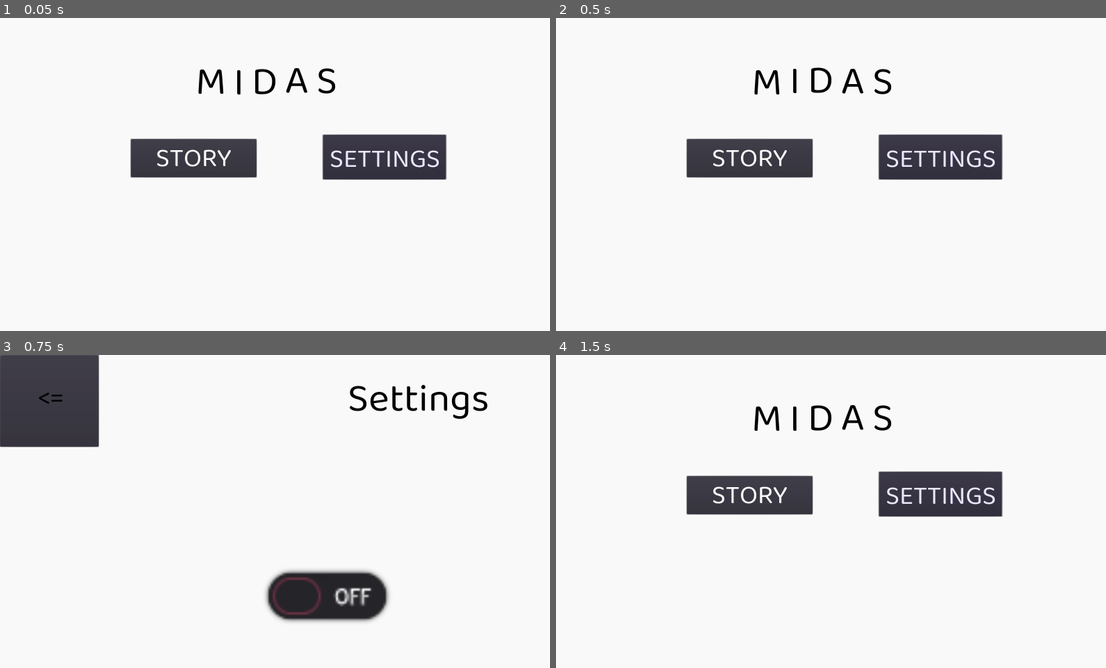
Above: before the commit, frames 1-4 (two rows, left to right).
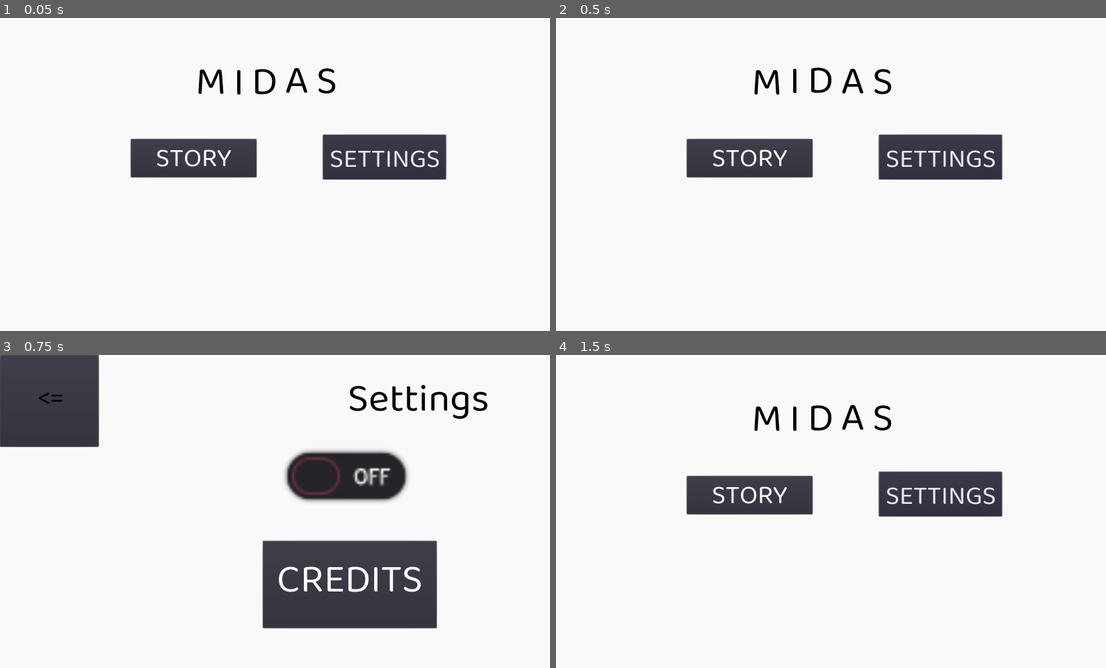
Above: after the commit, the same moments.

Repository: meburns/midas
Game: Godot game, scene res://src/Menu.tscn
Same seed, same stepped clock (60 frames per second), same inputs: the game is played once before the commit and once after it.
Inputs:
- Up to frame 1 (0.05 s): no input
- Up to frame 2 (0.5 s): no input
- Up to frame 3 (0.75 s): click "SETTINGS" at 0.5 s
- Up to frame 4 (1.5 s): click "<=" at 1.25 s

Frames 1-2 are identical in both runs. In frame 3, 11% of the frame differs, in the area x 47-80%, y 30-88%; in frame 4, nothing differs.

Commit message:
Move settings buttons into view

Diff:
--- a/src/Settings.tscn
+++ b/src/Settings.tscn
@@ -6,6 +6,10 @@
 
 [node name="Settings" type="Node2D"]
 script = ExtResource( 2 )
+__meta__ = {
+"_edit_horizontal_guides_": [ 720.721 ],
+"_edit_vertical_guides_": [ 1280.42 ]
+}
 
 [node name="Label" type="Label" parent="."]
 margin_left = 247.0
@@ -37,10 +41,10 @@
 valign = 1
 
 [node name="mobileSize" type="CheckButton" parent="."]
-margin_left = 567.64
-margin_top = 456.558
-margin_right = 643.64
-margin_bottom = 496.558
+margin_left = 612.48
+margin_top = 181.401
+margin_right = 688.48
+margin_bottom = 221.401
 rect_scale = Vector2( 5, 5 )
 toggle_mode = false
 __meta__ = {
@@ -48,10 +52,10 @@
 }
 
 [node name="CreditsButton" type="Button" parent="."]
-margin_left = 635.92
-margin_top = 758.212
-margin_right = 1035.92
-margin_bottom = 958.212
+margin_left = 605.347
+margin_top = 428.023
+margin_right = 1005.35
+margin_bottom = 628.023
 __meta__ = {
 "_edit_use_anchors_": false
 }
